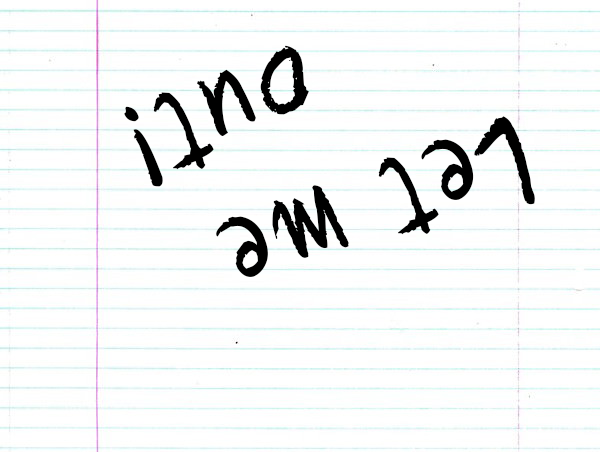
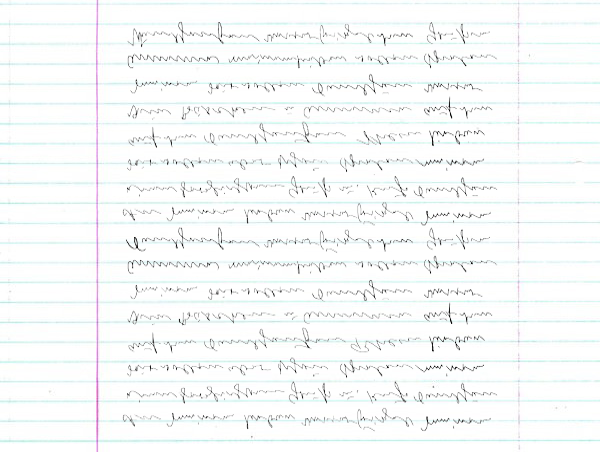
Layers edited between the first and the second 600 x 452 image:
hid "Let me out!" over <box>124,45,535,277</box>
added layer "Layer 1" above "Layer 2" over <box>122,21,498,432</box>
painted on "Layer 0" over <box>0,0,600,452</box>
